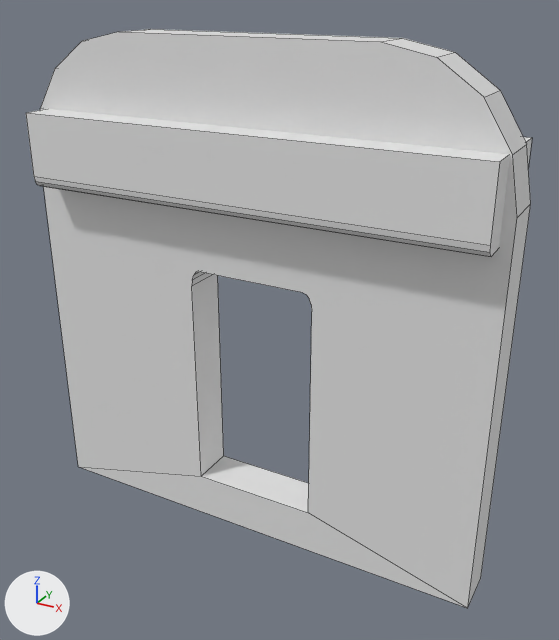
One commit to the FBX model Assets/Scenes/Mesh/wall.fbx: the scene before it, then after it.
Camera for both pictures: a 50 mm lens placed at (2.72, 0.77, 3.95), pointed at (0.13, 5.47, 1.6). The lights are fixed; the arrows at lower left show +X, +Y and +Z. Mesh edges are drawn as thin lines.
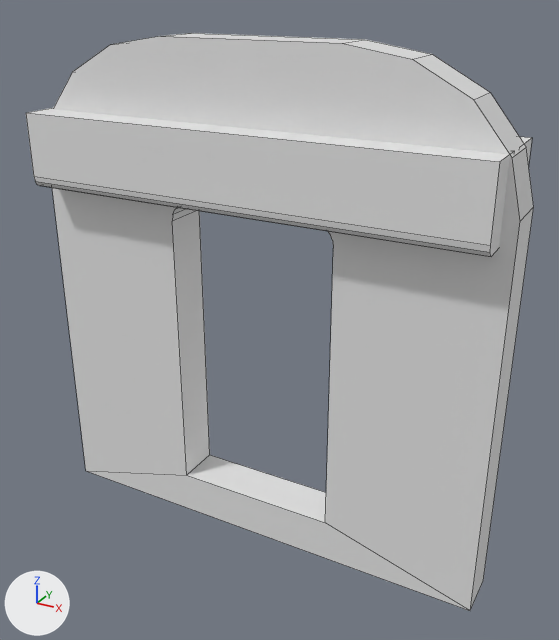
Diff of the bpy script that builds the scene:
```diff
--- a/Assets/Scenes/Mesh/wall.fbx.py
+++ b/Assets/Scenes/Mesh/wall.fbx.py
@@ me_cube_001 @@
 me_cube_001.from_pydata(...)  # 48 vertices, 28 faces; spans x -1.91..1.83, y 5.25..5.6, z -0.25..3.62
 # used by ob_cube; location = (0.0, 0.0, 0.0)
+# me_cube_001 part 1: all 12 vertices in x 0.93..1.83, y 5.25..5.6, z -0.25..3.62 are moved by (-0.4, 0.0, 0.0)
+# me_cube_001 part 2: all 20 vertices in x -0.5..0.51, y 5.25..5.6, z 1.83..1.96 are moved by (0.0, 0.0, 0.5)
+# me_cube_001 part 3: all 12 vertices in x -1.91..-1.01, y 5.25..5.6, z -0.25..3.62 are moved by (0.51, 0.0, 0.0)
@@ ob_cube @@
 ob_cube = bpy.data.objects.new('Cube', me_cube_001)
-ob_cube.location = (0.0, 0.0, 0.0)
+ob_cube.location = (0.0, 0.0, -0.017)
+ob_cube.scale = (1.29, 1.0, 1.0)
```

Where the change shows, as pixel boxes [x1, y1, x2, y2] in the pictures (559 x 640 px; the box of a moved part takes in the faces that stretch with it):
'Cube', reshaped, moved, rescaled
    before: [40, 29, 531, 608]
    after: [52, 33, 534, 611]
part 1 of me_cube_001, moved or reshaped
    before: [381, 38, 531, 606]
    after: [344, 39, 534, 610]
part 2 of me_cube_001, moved or reshaped
    before: [192, 272, 213, 286]
    after: [172, 207, 198, 221]
part 3 of me_cube_001, moved or reshaped
    before: [121, 29, 399, 42]
    after: [165, 33, 365, 43]
